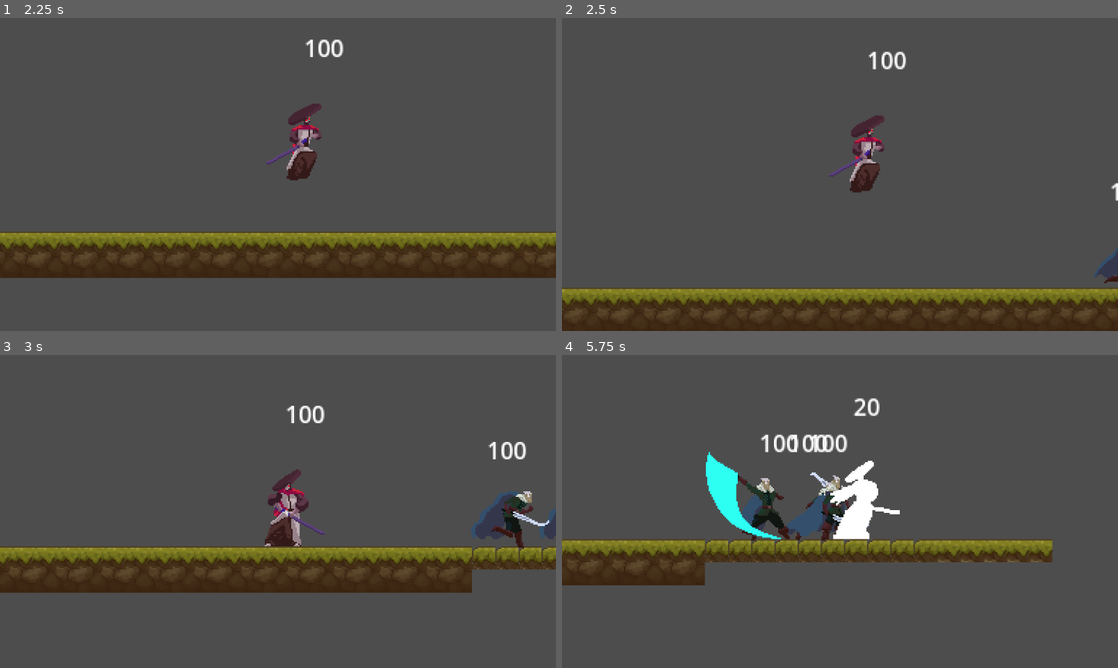
Above: before the commit, frames 1-4 (two rows, left to right).
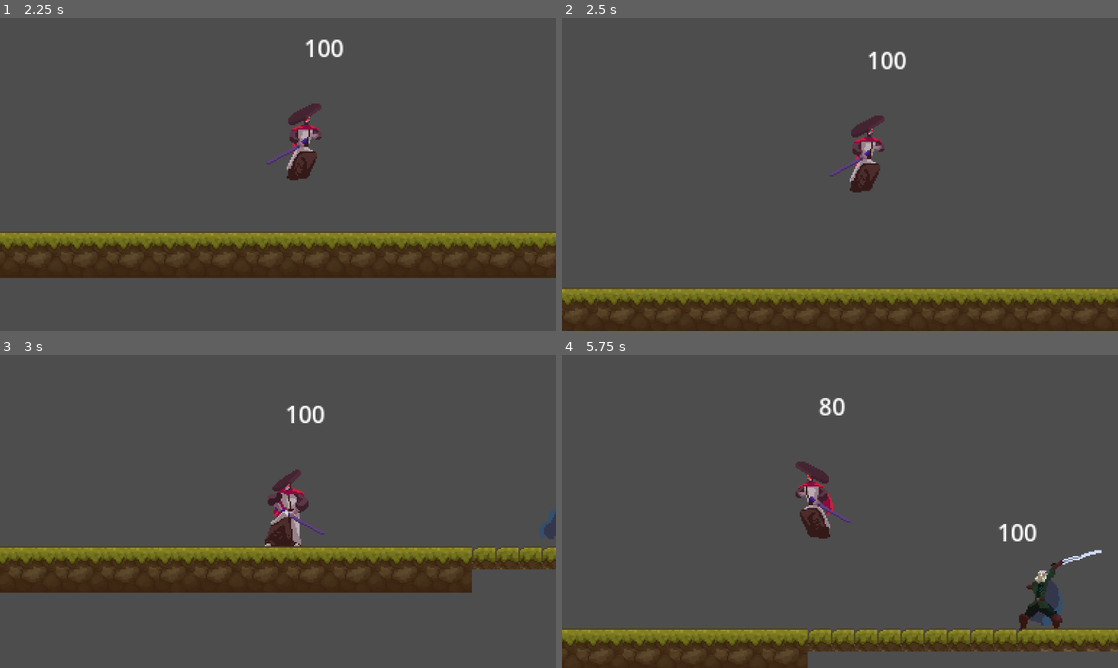
Above: after the commit, the same moments.

Repository: jeisaRaja/last-stand-jam
Game: Godot game, scene res://ui/main_menu.tscn
The game is run twice, just before and just after one commit, with the same random seed, the same clock (stepped at 60 frames per second) and the same inputs.
Inputs (mouse positions are in pixels of both pictures, inside the frame that each line leads up to):
- Up to frame 1 (2.25 s): click "Play" at 0.5 s; move the mouse to (400, 158) at 1.27 s; hold Space (Jump) 1.28-2.03 s; hold D (MoveRight) from 1.28 s (still down); right-click (400, 158) at 1.35 s; move the mouse to (166, 190) at 2.02 s; tap Space (Jump) at 2.1 s
- Up to frame 2 (2.5 s): keep holding D (MoveRight); tap Space (Jump) at 2.27 s; right-click (728, 190) at 2.3 s
- Up to frame 3 (3 s): tap Space (Jump) at 2.57 s; move the mouse to (333, 442) at 2.77 s; release D (MoveRight) at 2.78 s; hold A (MoveLeft) from 2.78 s (still down); hold Space (Jump) from 2.78 s (still down); click (333, 442) at 2.85 s
- Up to frame 4 (5.75 s): move the mouse to (812, 574) at 3.52 s; release A (MoveLeft) at 3.53 s; release Space (Jump) at 3.53 s; hold D (MoveRight) 3.53-5.03 s; tap Shift (Dash) at 3.6 s; tap Space (Jump) at 3.77, 4.07, 5.27, 5.57 s; right-click (812, 574) at 3.8 s; move the mouse to (1006, 558) at 4.27 s; hold Space (Jump) 4.28-5.03 s; right-click (1006, 558) at 4.35 s; move the mouse to (673, 464) at 5.02 s; hold A (MoveLeft) from 5.03 s (still down); right-click (673, 464) at 5.1 s

Frame 1 is identical in both runs. In frame 2, 0.3% of the frame differs, in the area x 95-100%, y 52-85%; in frame 3, 1.4%; in frame 4, 25%, in the area x 0-100%, y 13-100%.

Commit message:
add block for player

Diff:
--- a/actors/actor.gd
+++ b/actors/actor.gd
@@ -20,6 +20,7 @@
 var climb_input: bool = false
 var dash_input: bool = false
 var attack_input: bool = false
+var block_input: bool = false
 
 var can_dash: bool = true
 var can_coyote: bool = false
--- a/actors/enemy/enemy.gd
+++ b/actors/enemy/enemy.gd
@@ -11,9 +11,9 @@
 func _ready():
 	super._ready()
 	attack_pattern = [
-		{"name": "attack", "probability": 0.4, "cooldown": 0.2, "damage": 10},
-		{"name": "attack_2", "probability": 0.4, "cooldown": 0.3, "damage": 20},
-		{"name": "attack_3", "probability": 0.2, "cooldown": 0.4, "damage": 30}
+		{"name": "attack", "probability": 0.4, "cooldown": 0.4, "damage": 10},
+		{"name": "attack_2", "probability": 0.4, "cooldown": 0.6, "damage": 20},
+		{"name": "attack_3", "probability": 0.2, "cooldown": 0.8, "damage": 30}
 	]
 
 func _physics_process(_delta):
--- a/actors/enemy/enemy.tscn
+++ b/actors/enemy/enemy.tscn
@@ -413,10 +413,10 @@
 tracks/5/interp = 1
 tracks/5/loop_wrap = true
 tracks/5/keys = {
-"times": PackedFloat32Array(0, 0.4),
-"transitions": PackedFloat32Array(1, 1),
-"update": 0,
-"values": [true, false]
+"times": PackedFloat32Array(0, 0.5, 0.6),
+"transitions": PackedFloat32Array(1, 1, 1),
+"update": 0,
+"values": [true, false, true]
 }
 tracks/6/type = "value"
 tracks/6/imported = false
@@ -771,6 +771,18 @@
 "update": 1,
 "values": [false]
 }
+tracks/5/type = "value"
+tracks/5/imported = false
+tracks/5/enabled = true
+tracks/5/path = NodePath("HitboxComponent/HitboxCollision:disabled")
+tracks/5/interp = 1
+tracks/5/loop_wrap = true
+tracks/5/keys = {
+"times": PackedFloat32Array(0),
+"transitions": PackedFloat32Array(1),
+"update": 1,
+"values": [true]
+}
 
 [sub_resource type="AnimationLibrary" id="AnimationLibrary_2p333"]
 _data = {
--- a/actors/player/player.gd
+++ b/actors/player/player.gd
@@ -49,3 +49,8 @@
 		attack_input = true
 	else:
 		attack_input = false
+
+	if Input.is_action_just_pressed("Block"):
+		block_input = true
+	else:
+		block_input = false
--- a/actors/player/player.tscn
+++ b/actors/player/player.tscn
@@ -16,6 +16,7 @@
 [ext_resource type="Texture2D" uid="uid://c1pvtssg2mjes" path="res://graphics/player/Jump.png" id="10_8med7"]
 [ext_resource type="Script" path="res://components/state_machine/states/death/death.gd" id="10_a5i3o"]
 [ext_resource type="PackedScene" uid="uid://sd4wojg2fvxg" path="res://components/state_machine/states/dash/dash.tscn" id="11_kx3v3"]
+[ext_resource type="PackedScene" uid="uid://drjriluagvvx1" path="res://components/state_machine/states/block/block.tscn" id="12_s1ted"]
 [ext_resource type="Script" path="res://components/health/health_component.gd" id="13_38ssc"]
 [ext_resource type="Texture2D" uid="uid://s05hdus43x5o" path="res://graphics/player/Death.png" id="14_5soww"]
 [ext_resource type="PackedScene" uid="uid://b8borpnglen2f" path="res://components/hurtbox/hurt_box_component.tscn" id="14_46h4m"]
@@ -578,6 +579,18 @@
 "update": 1,
 "values": [0, 1, 2, 3]
 }
+tracks/4/type = "value"
+tracks/4/imported = false
+tracks/4/enabled = true
+tracks/4/path = NodePath("HitboxComponent/HitboxCollision:disabled")
+tracks/4/interp = 1
+tracks/4/loop_wrap = true
+tracks/4/keys = {
+"times": PackedFloat32Array(0),
+"transitions": PackedFloat32Array(1),
+"update": 1,
+"values": [true]
+}
 
 [sub_resource type="AnimationLibrary" id="AnimationLibrary_t5i3o"]
 _data = {
@@ -640,6 +653,8 @@
 
 [node name="Dash" parent="StateMachine" instance=ExtResource("11_kx3v3")]
 
+[node name="Block" parent="StateMachine" instance=ExtResource("12_s1ted")]
+
 [node name="AnimationPlayer" type="AnimationPlayer" parent="."]
 libraries = {
 "": SubResource("AnimationLibrary_t5i3o")
--- a/components/health/health_component.gd
+++ b/components/health/health_component.gd
@@ -27,6 +27,7 @@
 
 func take_damage(damage: int) -> void:
 	if actor.immune:
+		print("attack blocked")
 		actor.immune = false
 		return
 	damage -= armor
--- /dev/null
+++ b/components/state_machine/states/block/block.gd
@@ -0,0 +1,22 @@
+extends State
+class_name Block
+
+@onready var block_duration = $BlockDuration
+
+func enter():
+	block_duration.start(0.6)
+	actor.immune = true
+
+func physics_update(delta):
+	actor_movement()
+	actor.gravity.apply_gravity(delta)
+	if actor.movement_input.x != 0:
+		change_state.emit(self, "run")
+	if actor.dash_input:
+		change_state.emit(self, "dash")
+	if actor.jump_input_actuation:
+		change_state.emit(self, "Jump")
+
+func _on_block_duration_timeout():
+	print("does timer end")
+	actor.immune = false
--- /dev/null
+++ b/components/state_machine/states/block/block.tscn
@@ -0,0 +1,11 @@
+[gd_scene load_steps=2 format=3 uid="uid://drjriluagvvx1"]
+
+[ext_resource type="Script" path="res://components/state_machine/states/block/block.gd" id="1_kq8y2"]
+
+[node name="Block" type="Node"]
+script = ExtResource("1_kq8y2")
+
+[node name="BlockDuration" type="Timer" parent="."]
+one_shot = true
+
+[connection signal="timeout" from="BlockDuration" to="." method="_on_block_duration_timeout"]
--- a/components/state_machine/states/idle/idle.gd
+++ b/components/state_machine/states/idle/idle.gd
@@ -18,6 +18,8 @@
 		change_state.emit(self, "jump")
 	if actor.dash_input:
 		change_state.emit(self, "dash")
+	if actor.block_input:
+		change_state.emit(self, "block")
 
 func _on_health_dead_signal():
 	pass
--- a/components/state_machine/states/run/run.gd
+++ b/components/state_machine/states/run/run.gd
@@ -18,3 +18,5 @@
 		change_state.emit(self, "jump")
 	if actor.dash_input:
 		change_state.emit(self, "dash")
+	if actor.block_input:
+		change_state.emit(self, "block")
--- a/project.godot
+++ b/project.godot
@@ -55,6 +55,11 @@
 "events": [Object(InputEventMouseButton,"resource_local_to_scene":false,"resource_name":"","device":-1,"window_id":0,"a …(253 unchanged characters)…
 ]
 }
+Block={
+"deadzone": 0.5,
+"events": [Object(InputEventMouseButton,"resource_local_to_scene":false,"resource_name":"","device":-1,"window_id":0,"alt_pressed":false,"shift_pressed":false,"ctrl_pressed":false,"meta_pressed":false,"button_mask":0,"position":Vector2(0, 0),"global_position":Vector2(0, 0),"factor":1.0,"button_index":2,"canceled":false,"pressed":false,"double_click":false,"script":null)
+]
+}
 
 [layer_names]
 
--- a/scenes/world.tscn
+++ b/scenes/world.tscn
@@ -2038,16 +2038,6 @@
 position = Vector2(351, 641)
 MAX_HEALTH = 20
 
-[node name="Enemy2" parent="." instance=ExtResource("3_aqldy")]
-position = Vector2(351, 641)
-BASE_SPEED = 120
-MAX_HEALTH = 20
-
-[node name="Enemy3" parent="." instance=ExtResource("3_aqldy")]
-position = Vector2(351, 641)
-BASE_SPEED = 80
-MAX_HEALTH = 20
-
 [node name="player" parent="." instance=ExtResource("1_dbl33")]
 position = Vector2(91, 641)
 
Not shown: 1 places in actors/player/player.tscn that only renumber resources
